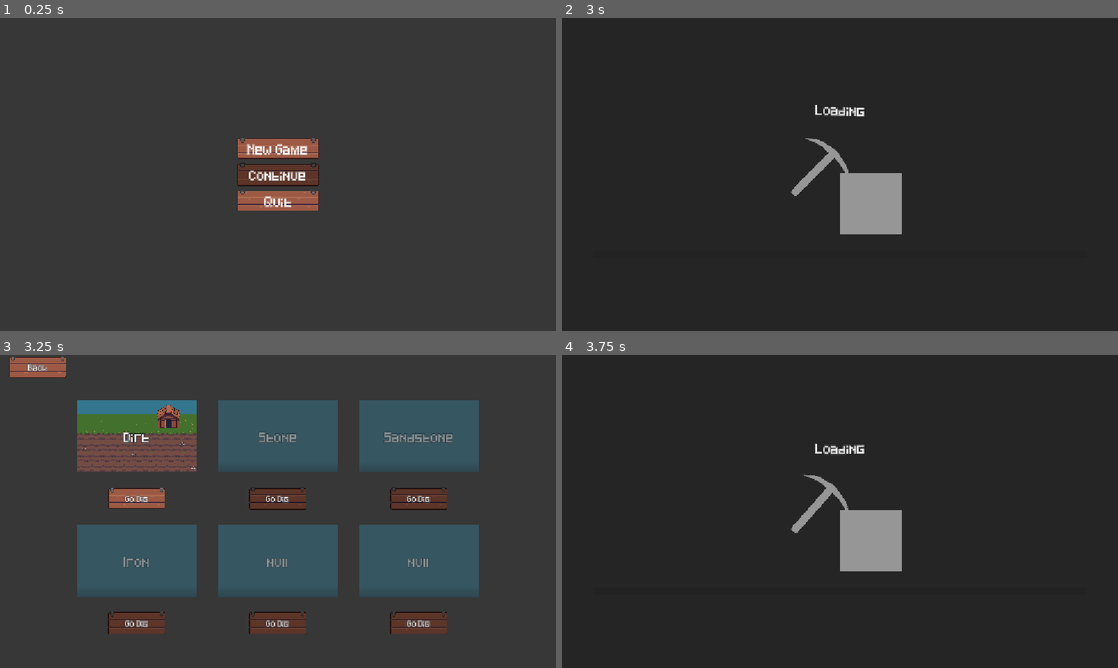
Above: before the commit, frames 1-4 (two rows, left to right).
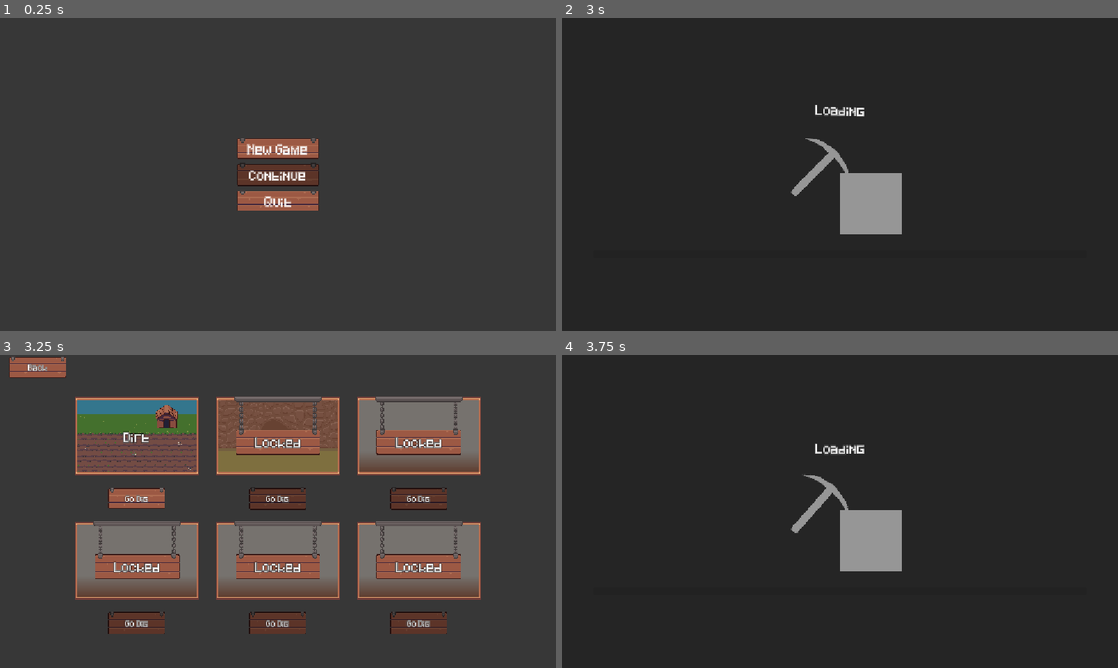
Above: after the commit, the same moments.

Repository: jakoofficial/DigNew
Game: Godot game, scene res://Scenes/MainMenu.tscn
Two runs of this game, one before a commit and one after it. Both use one fixed random seed, a clock stepped at 60 frames per second and the inputs below. The engine's default icon, where the game draws it, is replaced by a stand-in: a white triangle on a blue panel in a dark square.
Inputs (mouse positions are in pixels of both pictures, inside the frame that each line leads up to):
- Up to frame 1 (0.25 s): no input
- Up to frame 2 (3 s): click "New Game" at 0.5 s; move the mouse to (962, 158) at 1.27 s; tap E at 1.35 s; click (962, 158) at 1.42 s; click "Go dig" at 2 s; move the mouse to (728, 190) at 2.77 s; tap Q at 2.85 s; click (728, 190) at 2.92 s
- Up to frame 3 (3.25 s): no input
- Up to frame 4 (3.75 s): click "Go Dig" at 3.5 s

Frames 1-2 are identical in both runs. In frame 3, 29% of the frame differs, in the area x 13-87%, y 13-79%; in frame 4, nothing differs.

Commit message:
Added new sprites and added a new locked overlay to locked areas

Diff:
--- a/Nodes/LevelSelect/level.tscn
+++ b/Nodes/LevelSelect/level.tscn
@@ -1,7 +1,7 @@
 [gd_scene format=3 uid="uid://8gqbhf0ko0sn"]
 
 [ext_resource type="Script" uid="uid://cggi185i7o1ge" path="res://Scripts/LevelSelect/levelNode.gd" id="1_08thy"]
-[ext_resource type="Texture2D" uid="uid://nr5sl0y8dfxn" path="res://Sprites/MainMenuBG.png" id="1_yqf1e"]
+[ext_resource type="Texture2D" uid="uid://dtjl83nmu7ll" path="res://Sprites/LevelSelect/DirtLevel.png" id="2_0qfhr"]
 [ext_resource type="Texture2D" uid="uid://ds8k6jks6y5l2" path="res://Sprites/Gui.png" id="2_08thy"]
 
 [sub_resource type="AtlasTexture" id="AtlasTexture_2sqnl"]
@@ -15,6 +15,14 @@
 [sub_resource type="AtlasTexture" id="AtlasTexture_s6o25"]
 atlas = ExtResource("2_08thy")
 region = Rect2(128, 73, 116, 33)
+
+[sub_resource type="AtlasTexture" id="AtlasTexture_08thy"]
+atlas = ExtResource("2_08thy")
+region = Rect2(1, 82, 114, 70)
+
+[sub_resource type="AtlasTexture" id="AtlasTexture_0qfhr"]
+atlas = ExtResource("2_08thy")
+region = Rect2(131, 2, 110, 31)
 
 [node name="Level" type="VBoxContainer" unique_id=645813811]
 custom_minimum_size = Vector2(288, 254)
@@ -33,15 +41,15 @@
 mouse_filter = 2
 alignment = 1
 script = ExtResource("1_08thy")
+LevelTexture = ExtResource("2_0qfhr")
 
 [node name="LevelImg" type="TextureRect" parent="." unique_id=1586497540]
 custom_minimum_size = Vector2(250, 150)
 layout_mode = 2
 size_flags_horizontal = 4
 size_flags_vertical = 6
-texture = ExtResource("1_yqf1e")
+texture = ExtResource("2_0qfhr")
 expand_mode = 1
-stretch_mode = 6
 
 [node name="LevelName" type="RichTextLabel" parent="LevelImg" unique_id=663889075]
 layout_mode = 1
@@ -89,3 +97,61 @@
 autowrap_mode = 0
 horizontal_alignment = 1
 vertical_alignment = 1
+
+[node name="Locked" type="Node2D" parent="." unique_id=969937300]
+
+[node name="Sprite2D2" type="Sprite2D" parent="Locked" unique_id=144540912]
+position = Vector2(144, 77.375)
+scale = Vector2(1.5964918, 1.7287229)
+texture = SubResource("AtlasTexture_08thy")
+
+[node name="Sprite2D" type="Sprite2D" parent="Locked" unique_id=1338151170]
+position = Vector2(144, 111.37497)
+scale = Vector2(1.5999995, 1.7287229)
+texture = SubResource("AtlasTexture_0qfhr")
+
+[node name="LevelName2" type="RichTextLabel" parent="Locked" unique_id=1427297575]
+custom_minimum_size = Vector2(190, 50)
+anchors_preset = 8
+anchor_left = 0.5
+anchor_top = 0.5
+anchor_right = 0.5
+anchor_bottom = 0.5
+offset_left = 49.0
+offset_top = 86.0
+offset_right = 239.0
+offset_bottom = 136.0
+grow_horizontal = 2
+grow_vertical = 2
+mouse_filter = 1
+theme_type_variation = &"Title"
+theme_override_constants/outline_size = 8
+bbcode_enabled = true
+text = "Locked"
+scroll_active = false
+autowrap_mode = 0
+horizontal_alignment = 1
+vertical_alignment = 1
+
+[node name="Node2D" type="Node2D" parent="." unique_id=1526006361]
+
+[node name="DigOverPanel" type="NinePatchRect" parent="Node2D" unique_id=1943014016]
+z_index = -1
+anchors_preset = 8
+anchor_left = 0.5
+anchor_top = 0.5
+anchor_right = 0.5
+anchor_bottom = 0.5
+offset_left = 15.0
+offset_top = 19.0
+offset_right = 273.0
+offset_bottom = 181.0
+grow_horizontal = 2
+grow_vertical = 2
+pivot_offset = Vector2(192, 192)
+texture = ExtResource("2_08thy")
+region_rect = Rect2(0, 0, 32, 32)
+patch_margin_left = 16
+patch_margin_top = 16
+patch_margin_right = 16
+patch_margin_bottom = 16
--- a/Scenes/Level_Select.tscn
+++ b/Scenes/Level_Select.tscn
@@ -4,8 +4,9 @@
 [ext_resource type="Script" uid="uid://375pdwyeccty" path="res://Scripts/LevelSelect/level_select.gd" id="2_6283k"]
 [ext_resource type="Texture2D" uid="uid://ds8k6jks6y5l2" path="res://Sprites/Gui.png" id="3_6283k"]
 [ext_resource type="PackedScene" uid="uid://8gqbhf0ko0sn" path="res://Nodes/LevelSelect/level.tscn" id="3_ojto8"]
-[ext_resource type="Texture2D" uid="uid://nr5sl0y8dfxn" path="res://Sprites/MainMenuBG.png" id="4_yee8s"]
 [ext_resource type="Texture2D" uid="uid://bl7ptj3xsospl" path="res://Sprites/Backdrop.png" id="5_11r63"]
+[ext_resource type="Texture2D" uid="uid://dtjl83nmu7ll" path="res://Sprites/LevelSelect/DirtLevel.png" id="5_6283k"]
+[ext_resource type="Texture2D" uid="uid://brtbswukp41il" path="res://Sprites/LevelSelect/StoneLevel.png" id="6_ojto8"]
 
 [sub_resource type="AtlasTexture" id="AtlasTexture_ojto8"]
 atlas = ExtResource("3_6283k")
@@ -79,14 +80,14 @@
 layout_mode = 2
 LevelName = "Dirt"
 GoToLevel = 2
-LevelTexture = ExtResource("4_yee8s")
+LevelTexture = ExtResource("5_6283k")
 Locked = false
 
 [node name="Level2" parent="LevelContainer" unique_id=581851783 instance=ExtResource("3_ojto8")]
 layout_mode = 2
 LevelName = "Stone"
 GoToLevel = 2
-LevelTexture = ExtResource("5_11r63")
+LevelTexture = ExtResource("6_ojto8")
 
 [node name="Level3" parent="LevelContainer" unique_id=187436779 instance=ExtResource("3_ojto8")]
 layout_mode = 2
--- a/Scripts/LevelSelect/levelNode.gd
+++ b/Scripts/LevelSelect/levelNode.gd
@@ -2,6 +2,7 @@
 @onready var level_img: TextureRect = $LevelImg
 @onready var level_name: RichTextLabel = $LevelImg/LevelName
 @onready var go_dig_btn: TextureButton = $GoDigBtn
+@onready var locked: Node2D = $Locked
 
 @export var LevelName: String = "Level"
 @export var GoToLevel: GM.Scenes
@@ -17,9 +18,11 @@
 		GM.LevelSelectDict[LevelName] = Locked
 	if !GM.LevelSelectDict[LevelName]:
 		level_img.modulate.a = 1
+		locked.hide()
 		go_dig_btn.disabled = false
 	else:
 		level_img.modulate.a = 0.5
+		locked.show()
 		go_dig_btn.disabled = true
 
 
Binary file added: Sprites/LevelSelect/DirtLevel.png
Not shown, added: Sprites/LevelSelect/DirtLevel.png.import
Binary file added: Sprites/LevelSelect/StoneLevel.png
Not shown, changed: Sprites/LevelSelect/StoneLevel.png.import
Binary file removed: Sprites/MainMenuBG.png
